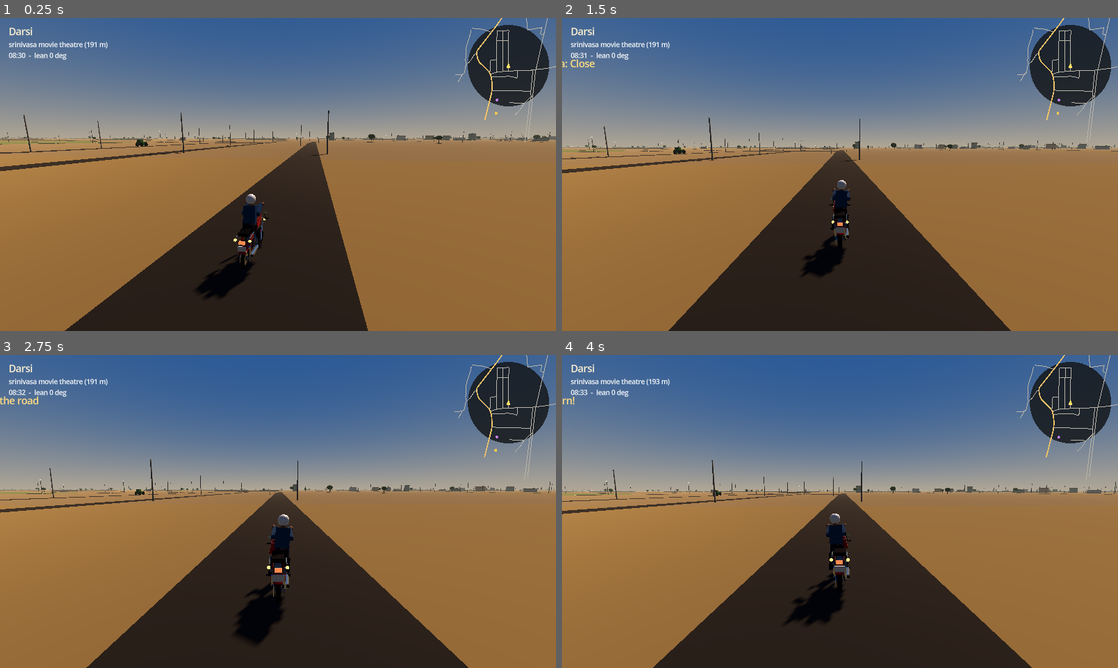
Above: before the commit, frames 1-4 (two rows, left to right).
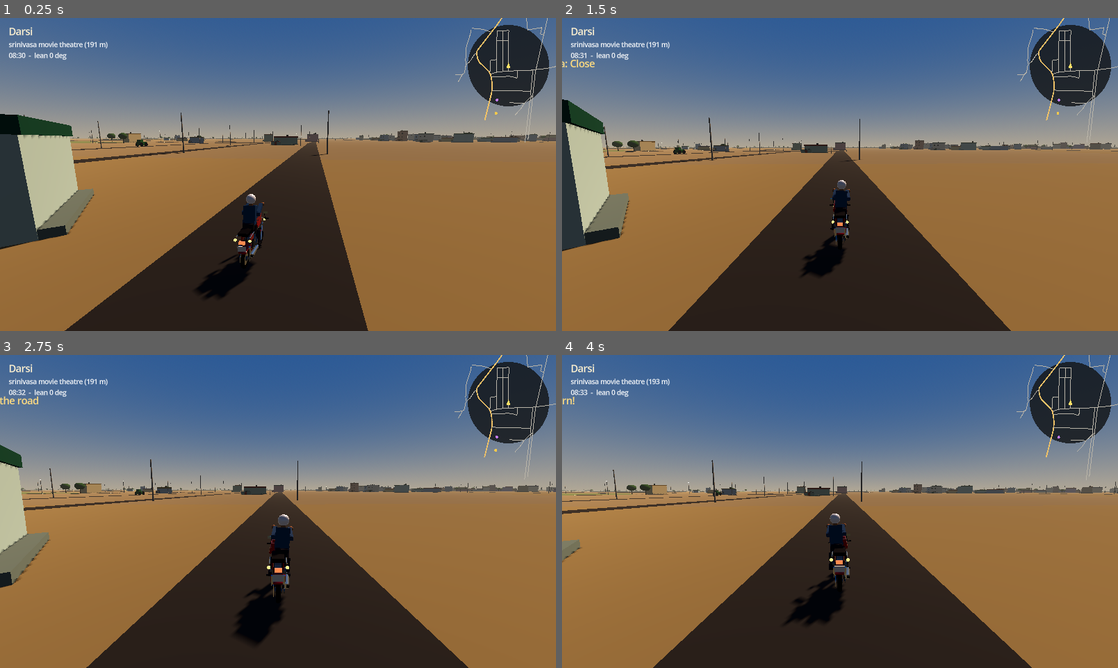
Above: after the commit, the same moments.

Repository: Shasank-Bommineni/Darsi
Game: Godot game, scene res://scenes/main.tscn
Same seed, same stepped clock (60 frames per second), same inputs: the game is played once before the commit and once after it.
Inputs:
- Up to frame 1 (0.25 s): no input
- Up to frame 2 (1.5 s): tap Enter at 0.5 s; hold D (steer_right) 0.53-1.28 s; hold E (interact) 0.53-1.28 s; hold S (brake) from 1.28 s (still down); tap C (toggle_camera) at 1.35 s
- Up to frame 3 (2.75 s): release S (brake) at 2.03 s; hold D (steer_right) from 2.03 s (still down); tap R at 2.1 s
- Up to frame 4 (4 s): release D (steer_right) at 2.78 s; hold W (accelerate) 2.78-3.53 s; tap F at 2.85 s; hold A (steer_left) from 3.53 s (still down); tap H at 3.6 s

The runs differ from the first frame. In frame 1, 6.4% of the frame differs, in the area x 0-100%, y 30-74%; in frame 2, 4.9%; in frame 3, 3.1%; in frame 4, 1.2%.

Commit message:
fix: exact cell marking so plots keep their street frontage
Co-authored-by: arena-agent <297053741+arena-agent@users.noreply.github.com>

Diff:
--- a/scripts/world_builder.gd
+++ b/scripts/world_builder.gd
@@ -457,7 +457,7 @@
 				var position: Vector2 = sample.position
 				var tangent: Vector2 = sample.tangent
 				var normal: Vector2 = Vector2(-tangent.y, tangent.x) * side
-				var setback := rng.randf_range(1.6, 3.6)
+				var setback := rng.randf_range(1.8, 4.0)
 				var depth := rng.randf_range(7.0, 13.0)
 				var centre: Vector2 = position + normal * (half_width + setback + depth * 0.5)
 				if abs(centre.x) > half_x - 20.0 or abs(centre.y) > half_y - 20.0:
@@ -1109,25 +1109,33 @@
 	return int(floor(x / CELL)) * 100000 + int(floor(y / CELL))
 
 
+## Marks exactly the cells the rectangle covers - no extra ring, or plots lose a metre
+## of frontage on every side and the streets end up with gaps.
 func _mark_rect(target: Dictionary, rect: Rect2) -> void:
-	var x := rect.position.x
-	while x <= rect.end.x + CELL:
-		var y := rect.position.y
-		while y <= rect.end.y + CELL:
-			target[_cell_key(x, y)] = true
-			y += CELL
-		x += CELL
+	var cx := floor(rect.position.x / CELL)
+	var cx_end := floor(rect.end.x / CELL)
+	var cy_start := floor(rect.position.y / CELL)
+	var cy_end := floor(rect.end.y / CELL)
+	while cx <= cx_end:
+		var cy := cy_start
+		while cy <= cy_end:
+			target[int(cx) * 100000 + int(cy)] = true
+			cy += 1.0
+		cx += 1.0
 
 
 func _rect_hits(target: Dictionary, rect: Rect2) -> bool:
-	var x := rect.position.x
-	while x <= rect.end.x + CELL:
-		var y := rect.position.y
-		while y <= rect.end.y + CELL:
-			if target.has(_cell_key(x, y)):
+	var cx := floor(rect.position.x / CELL)
+	var cx_end := floor(rect.end.x / CELL)
+	var cy_start := floor(rect.position.y / CELL)
+	var cy_end := floor(rect.end.y / CELL)
+	while cx <= cx_end:
+		var cy := cy_start
+		while cy <= cy_end:
+			if target.has(int(cx) * 100000 + int(cy)):
 				return true
-			y += CELL
-		x += CELL
+			cy += 1.0
+		cx += 1.0
 	return false
 
 
